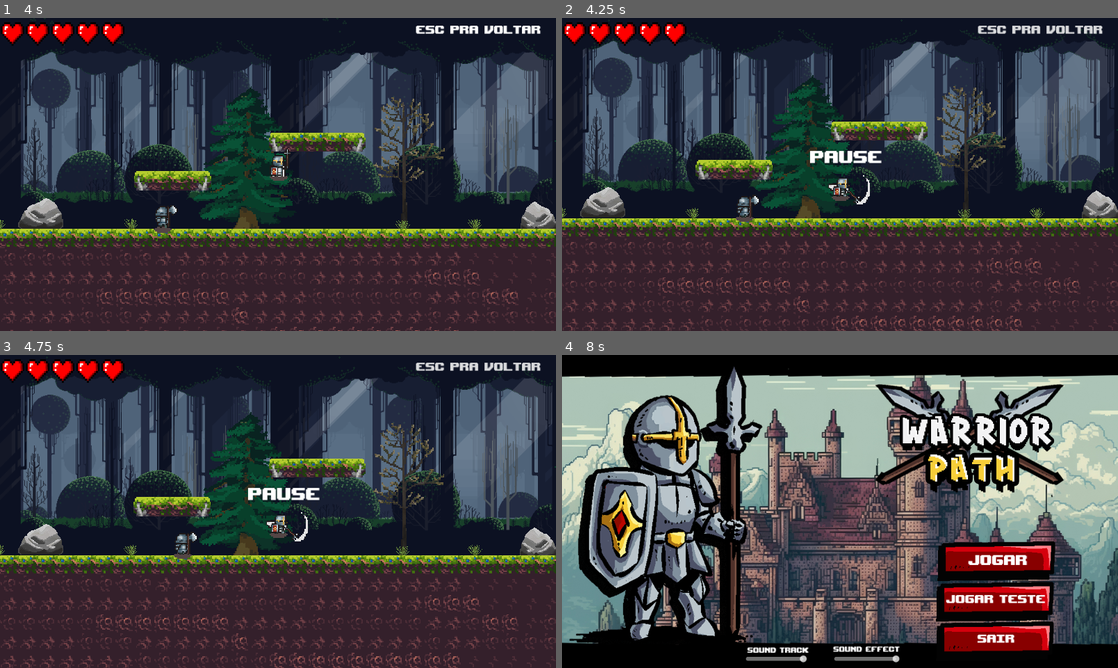
Above: before the commit, frames 1-4 (two rows, left to right).
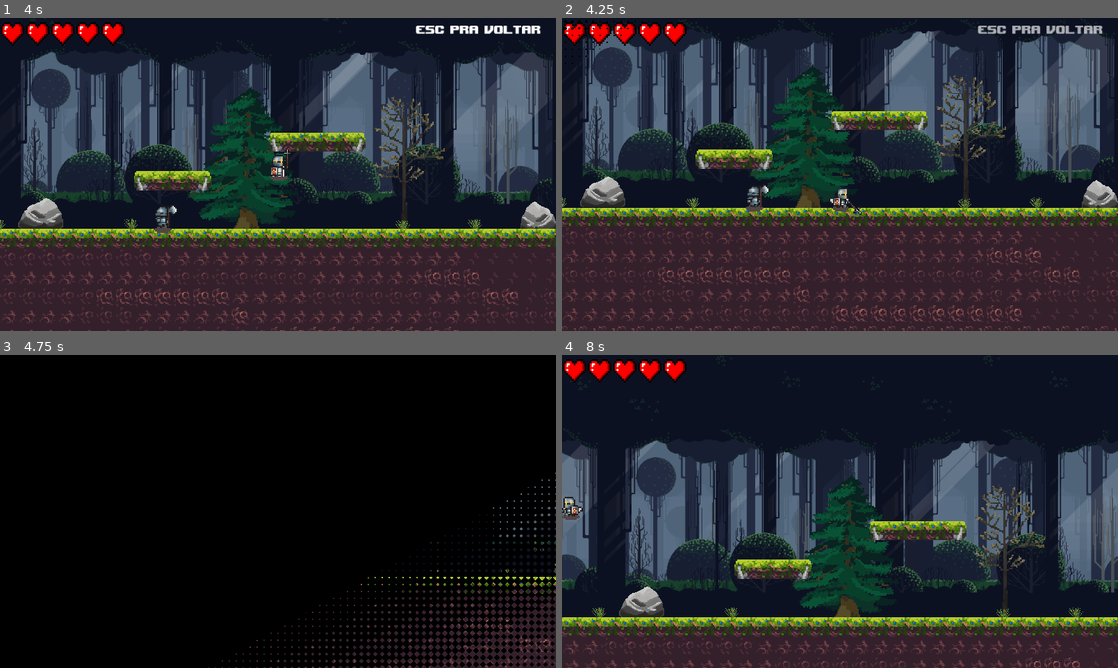
Above: after the commit, the same moments.

Repository: gilmarkandrade/Warrior-path
Game: Godot game, scene res://Scenes/Level/world_teste.tscn
Two runs of this game, one before a commit and one after it. Both use one fixed random seed, a clock stepped at 60 frames per second and the inputs below. This scene is started directly instead of the project's main scene. Sound files missing from this copy of the repository are replaced by a short silence.
Inputs (mouse positions are in pixels of both pictures, inside the frame that each line leads up to):
- Up to frame 1 (4 s): tap Enter at 0.5 s; move the mouse to (400, 158) at 0.52 s; hold D (Right) 0.53-2.03 s; click (400, 158) at 0.6 s; tap Space (Jump) at 0.77, 1.52, 3.02, 3.77 s; move the mouse to (166, 190) at 1.27 s; tap S (Botton) at 1.35, 2.85 s; move the mouse to (333, 105) at 2.02 s; hold A (Left) 2.03-2.78 s; click (333, 105) at 2.1 s; move the mouse to (250, 237) at 2.77 s; hold D (Right) from 2.78 s (still down); move the mouse to (444, 221) at 3.52 s; click (444, 221) at 3.6 s
- Up to frame 2 (4.25 s): keep holding D (Right); tap Escape (pause) at 4.15 s
- Up to frame 3 (4.75 s): move the mouse to (111, 464) at 4.27 s; release D (Right) at 4.28 s; hold A (Left) from 4.28 s (still down); tap S (Botton) at 4.35 s; tap Space (Jump) at 4.52 s
- Up to frame 4 (8 s): move the mouse to (867, 511) at 5.02 s; release A (Left) at 5.03 s; hold D (Right) 5.03-5.75 s; click (867, 511) at 5.1 s; click (995, 564) at 5.75 s, where only the run after the commit has a clickable "JOGAR"; move the mouse to (756, 433) at 6.52 s; hold A (Left) from 6.53 s (still down); tap S (Botton) at 6.6 s; tap Space (Jump) at 6.77, 7.52 s; move the mouse to (962, 495) at 7.27 s; click (962, 495) at 7.35 s

Frame 1 is identical in both runs. In frame 2, 28% of the frame differs, in the area x 0-100%, y 0-100%; in frame 3, 96%; in frame 4, 96%.

Commit message:
update pause fix bug

Diff:
--- a/Source/Scenes/Level/world_teste.tscn
+++ b/Source/Scenes/Level/world_teste.tscn
@@ -442,7 +442,7 @@
 "labelmodulate": SubResource("Animation_mm3b2")
 }
 
-[node name="World0" type="Node2D"]
+[node name="World0" type="Node2D" groups=["teste_scene"]]
 script = ExtResource("1_148n0")
 
 [node name="Ground" type="TileMapLayer" parent="."]
--- a/Source/Scenes/interface/hud_player.tscn
+++ b/Source/Scenes/interface/hud_player.tscn
@@ -88,6 +88,7 @@
 offset_bottom = 40.0
 
 [node name="Label" type="Label" parent="CanvasLayer/pause"]
+layout_mode = 0
 offset_left = 483.0
 offset_top = 262.0
 offset_right = 697.0
--- a/Source/Scripts/interface_UI/hud_player.gd
+++ b/Source/Scripts/interface_UI/hud_player.gd
@@ -42,6 +42,6 @@
 			GameSingleton.reset_parameters()
 			get_tree().change_scene_to_file("res://world_0.tscn")
 
-	if Input.is_action_just_pressed("pause"):
+	if Input.is_action_just_pressed("pause") and !get_tree().get_nodes_in_group("teste_scene"):
 		get_tree().paused = !get_tree().paused
 		pause_panel.visible = get_tree().paused
--- a/Source/project.godot
+++ b/Source/project.godot
@@ -42,6 +42,7 @@
 enemy=""
 hud_player=""
 wall=""
+teste_scene=""
 
 [input]
 
Not shown, changed: Source/Audio/sound_track/freepik-arcade-escape.mp3.import
Not shown, changed: Source/Audio/sound_track/freepik-fighters-game.mp3.import
Not shown, added: Source/export_presets.cfg
